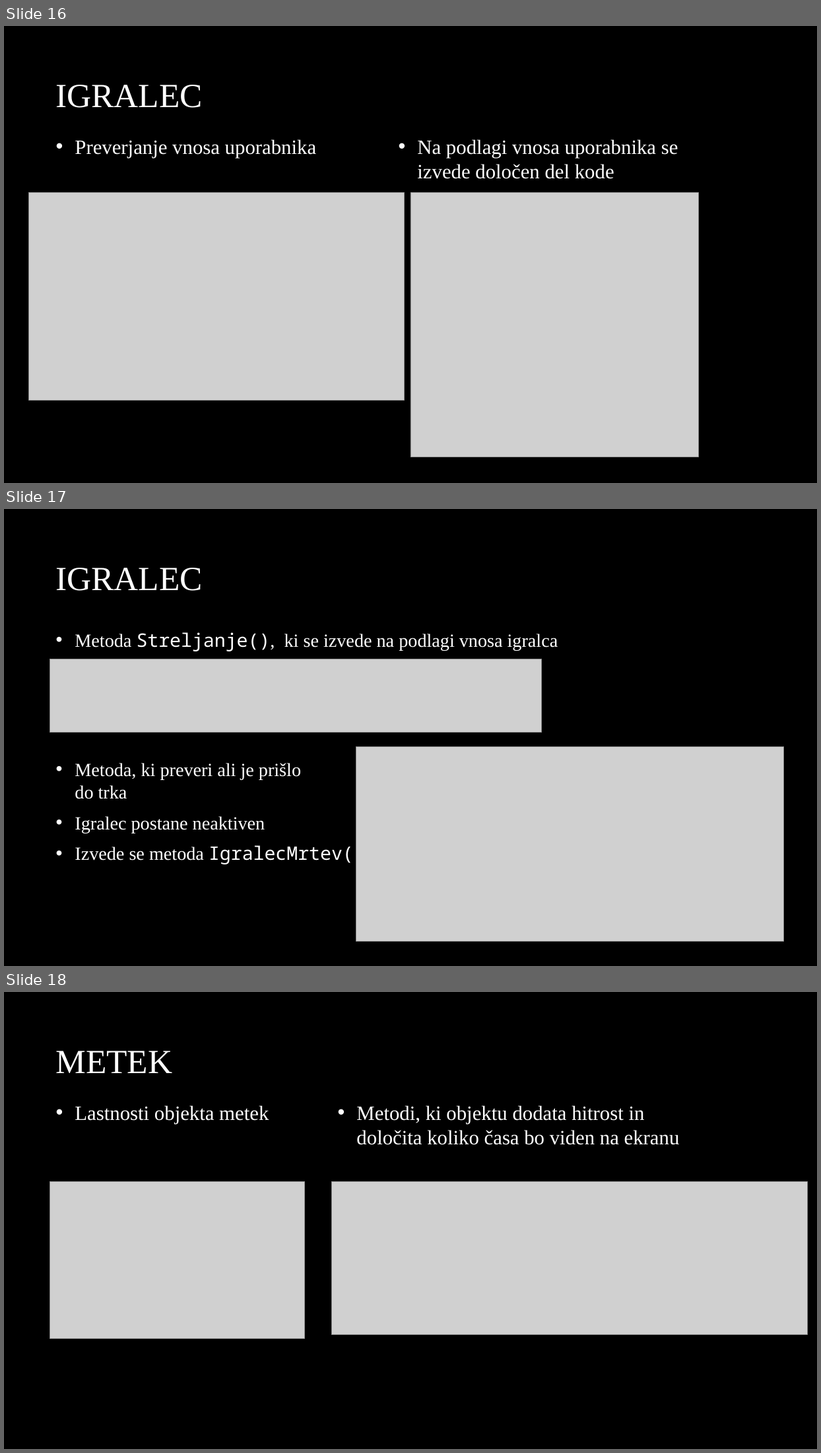
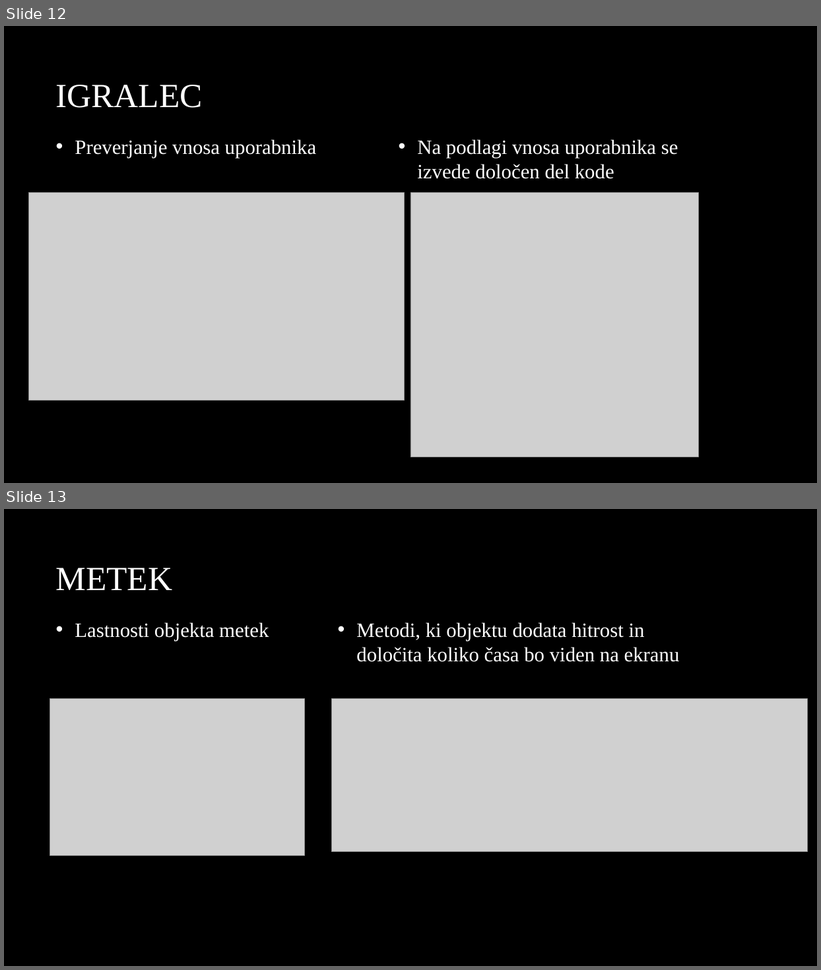
Before and after one commit to NCekuta/Prezivetje_v_vesolju, a slide deck: PowerPoint/Prezivetje v vesolju.pptx. Shown one above the other, each under a label of ours: slides 16, 17 and 18 before the commit, slides 12 and 13 after it. The pictures are 821x1453 and 821x970 pixels, drawn with LibreOffice and Linux fonts; fonts in the diff are those of the drawing; grey boxes stand for pictures; background and template pictures are left out. Boxes give left, top, right and bottom in pixels: in the first picture for what was removed or moved away, otherwise in the second. Text is boxed around its words. In the diff, an @@ line names an element or a change of style, - is before the commit and + after.

```diff
--- a/PowerPoint/Prezivetje v vesolju.pptx
+++ b/PowerPoint/Prezivetje v vesolju.pptx
@@ slide 17 removed at [4,509,817,966], background picture (left out) @@
@@ title removed at [56,568,203,591] @@
-IGRALEC
@@ text removed at [75,632,558,865] @@
-• Metoda Streljanje(), ki se izvede na podlagi vnosa igralca
-• Metoda, ki preveri ali je prišlo do trka
-• Igralec postane neaktiven
-• Izvede se metoda IgralecMrtev()
@@ picture removed at [50,659,542,732] @@
@@ picture removed at [356,747,784,941] @@
@@ what was slide 16 is now slide 12 @@
@@ what was slide 18 is now slide 13 @@
```
Also in this commit, not shown: 3 slides changed, 4 other slides removed.
